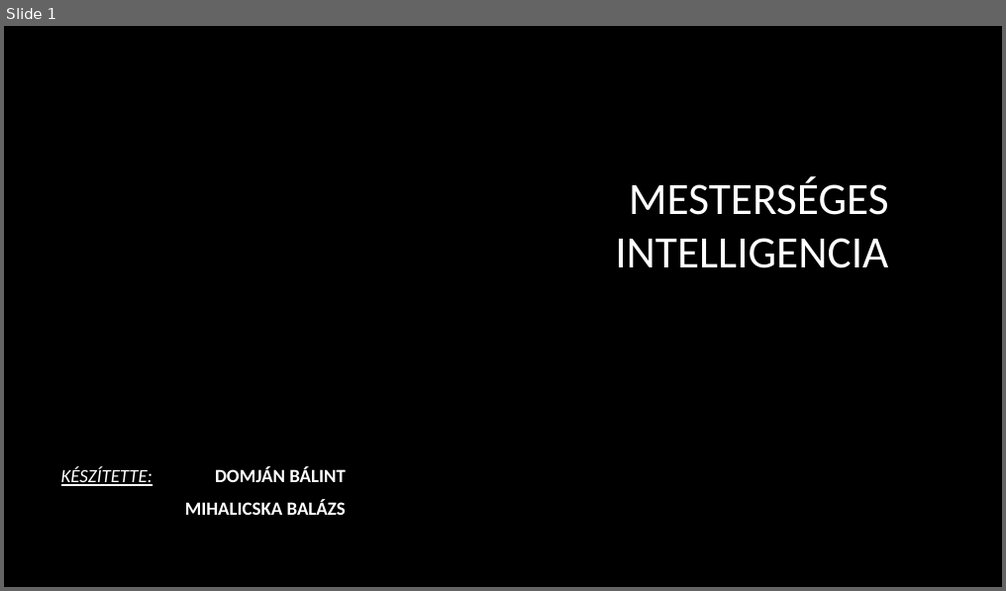
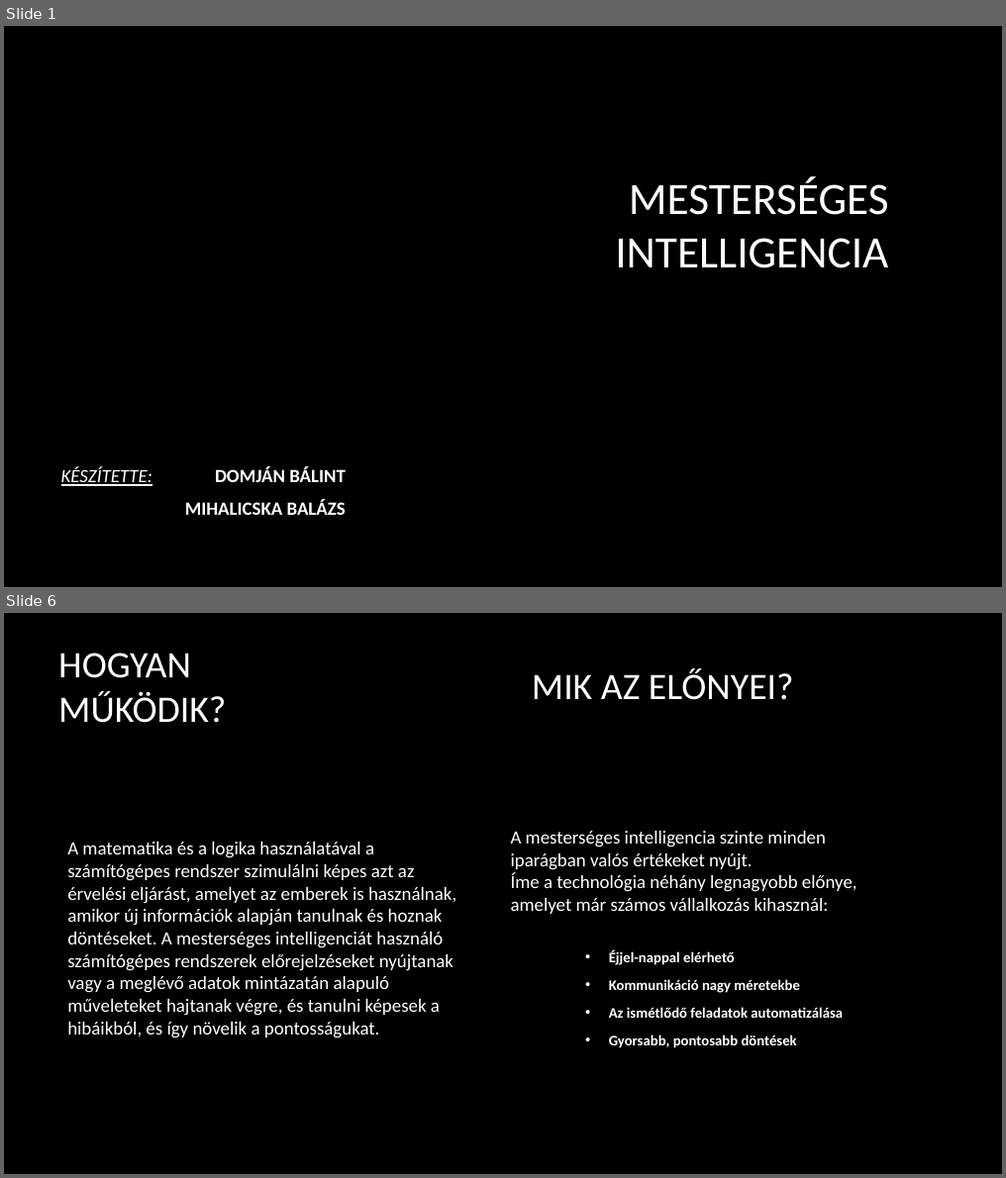
Before and after one commit to DomBalint17/Projekt, a slide deck: mestersegesi.pptx. Shown one above the other, each under a label of ours: slide 1 before the commit, slides 1 and 6 after it; the slides between them are not shown. The pictures are 1006x591 and 1006x1178 pixels, drawn with LibreOffice and Linux fonts; fonts in the diff are those of the drawing; background and template pictures are left out. Boxes give left, top, right and bottom in pixels: in the first picture for what was removed or moved away, otherwise in the second. Text is boxed around its words. In the diff, an @@ line names an element or a change of style, - is before the commit and + after.

```diff
--- a/mestersegesi.pptx
+++ b/mestersegesi.pptx
@@ slide 6 added at (4, 613, 1002, 1174), background picture (left out) @@
@@ title added at (58, 653, 226, 723), 36 pt, text #FFFFFF @@
+HOGYAN MŰKÖDIK?
@@ text added at (532, 668, 794, 700), 36 pt, text #FFFFFF @@
+MIK AZ ELŐNYEI?
@@ text added at (67, 842, 456, 1039), 18 pt, text #FFFFFF @@
+A matematika és a logika használatával a számítógépes rendszer szimulálni képes azt az érvelési eljárást, amelyet az emberek is használnak, amikor új információk alapján tanulnak és hoznak döntéseket. A mesterséges intelligenciát használó számítógépes rendszerek előrejelzéseket nyújtanak vagy a meglévő adatok mintázatán alapuló műveleteket hajtanak végre, és tanulni képesek a hibáikból, és így növelik a pontosságukat.
@@ text added at (511, 831, 857, 1049), 18 pt, text #FFFFFF @@
+A mesterséges intelligencia szinte minden iparágban valós értékeket nyújt.
+Íme a technológia néhány legnagyobb előnye, amelyet már számos vállalkozás kihasznál:
+    • Éjjel-nappal elérhető
+    • Kommunikáció nagy méretekbe
+    • Az ismétlődő feladatok automatizálása
+    • Gyorsabb, pontosabb döntések
```
Also in this commit, not shown: 4 other slides added.
